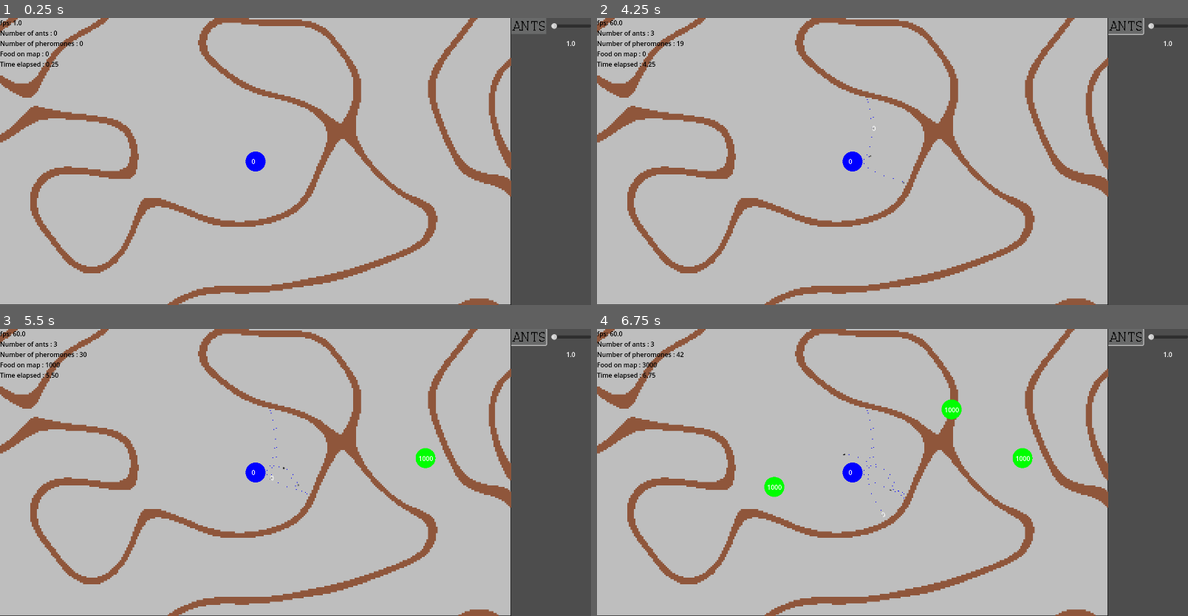
Above: before the commit, frames 1-4 (two rows, left to right).
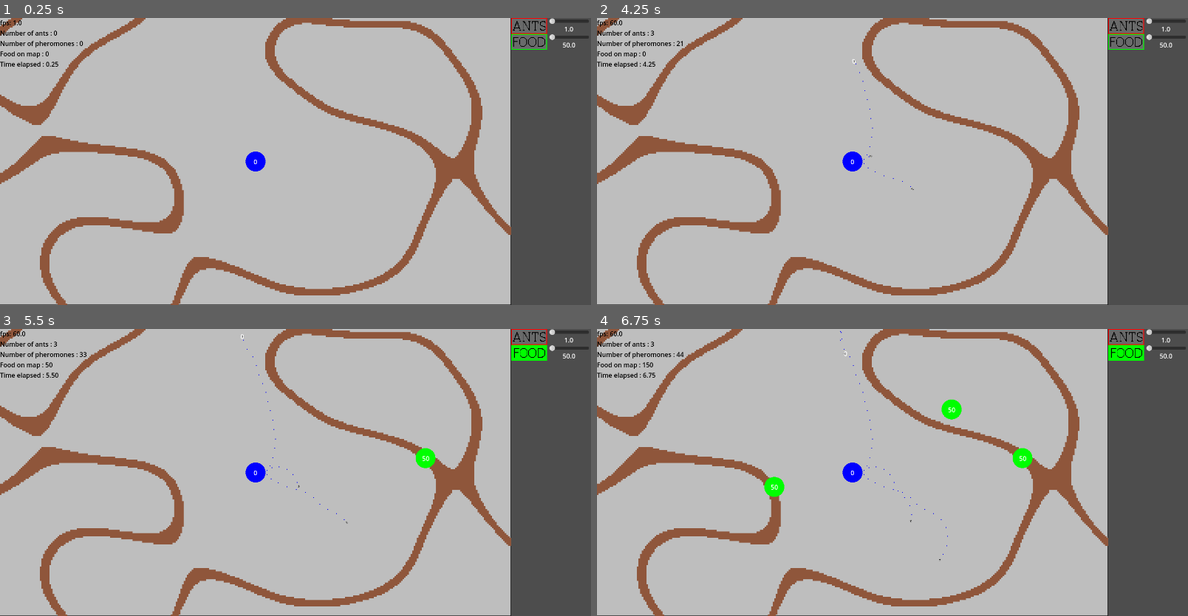
Above: after the commit, the same moments.

Repository: zPrisim/ArtificialAnts
Game: Godot game, scene res://scenes/simulation.tscn
Two runs of this game, one before a commit and one after it. Both use one fixed random seed, a clock stepped at 60 frames per second and the inputs below.
Inputs (mouse positions are in pixels of both pictures, inside the frame that each line leads up to; where the layout moved, square brackets give the same spot in the first picture):
- Up to frame 1 (0.25 s): no input
- Up to frame 2 (4.25 s): click (1128, 26) [1122, 26] at 0.5 s; click (1128, 40) at 1.27 s; click (1128, 26) [1122, 26] at 2 s; click (1128, 40) at 2.77 s; click (1128, 26) [1122, 26] at 3.5 s
- Up to frame 3 (5.5 s): click (531, 351) at 4.27 s; move the mouse to (425, 458) at 5.02 s; click (425, 458) at 5.17 s
- Up to frame 4 (6.75 s): move the mouse to (774, 486) at 5.77 s; click (774, 486) at 5.92 s; move the mouse to (951, 409) at 6.52 s; click (951, 409) at 6.67 s

The runs differ from the first frame. In frame 1, 17% of the frame differs, in the area x 0-100%, y 0-100%; in frame 2, 17%; in frame 3, 17%; in frame 4, 17%.

Commit message:
Modif UI + reglage Noeuds orphelins

Diff:
--- a/project.godot
+++ b/project.godot
@@ -70,7 +70,6 @@
 
 [physics]
 
-2d/run_on_separate_thread=true
 common/physics_ticks_per_second=30
 common/max_physics_steps_per_frame=4
 2d/default_gravity=0.0
--- a/scenes/SimulationUi.tscn
+++ b/scenes/SimulationUi.tscn
@@ -1,7 +1,9 @@
-[gd_scene load_steps=5 format=3 uid="uid://1bbtupm77dcp"]
+[gd_scene load_steps=9 format=3 uid="uid://1bbtupm77dcp"]
 
 [ext_resource type="Texture2D" uid="uid://ci1crv5rcfohs" path="res://assets/images/Button.png" id="1_g5bxd"]
 [ext_resource type="Script" uid="uid://cpqjlcj0gkfgg" path="res://scripts/simulation_ui.gd" id="1_gl5vq"]
+
+[sub_resource type="StyleBoxEmpty" id="StyleBoxEmpty_gl5vq"]
 
 [sub_resource type="StyleBoxTexture" id="StyleBoxTexture_gl5vq"]
 texture = ExtResource("1_g5bxd")
@@ -9,13 +11,24 @@
 
 [sub_resource type="StyleBoxTexture" id="StyleBoxTexture_bjuw2"]
 texture = ExtResource("1_g5bxd")
+region_rect = Rect2(49, 0, 51, 20)
+
+[sub_resource type="StyleBoxEmpty" id="StyleBoxEmpty_bjuw2"]
+
+[sub_resource type="StyleBoxTexture" id="StyleBoxTexture_bfyxp"]
+texture = ExtResource("1_g5bxd")
 region_rect = Rect2(0, 20, 50, 20)
+
+[sub_resource type="StyleBoxTexture" id="StyleBoxTexture_efncr"]
+texture = ExtResource("1_g5bxd")
+region_rect = Rect2(50, 20, 50, 20)
 
 [node name="SimulationUi" type="Control"]
 layout_mode = 3
 anchors_preset = 15
 anchor_right = 1.0
 anchor_bottom = 1.0
+offset_bottom = -720.0
 grow_horizontal = 2
 grow_vertical = 2
 script = ExtResource("1_gl5vq")
@@ -25,40 +38,90 @@
 anchors_preset = 1
 anchor_left = 1.0
 anchor_right = 1.0
-offset_left = -202.0
-offset_bottom = 100.0
+offset_left = -200.0
+offset_bottom = 140.0
 grow_horizontal = 0
 
-[node name="HSplitContainer" type="HSplitContainer" parent="MarginContainer"]
+[node name="VSplitContainer" type="VSplitContainer" parent="MarginContainer"]
 layout_mode = 2
-collapsed = true
+dragging_enabled = false
+dragger_visibility = 2
 
-[node name="Button" type="Button" parent="MarginContainer/HSplitContainer"]
+[node name="HSplitContainerAnt" type="HSplitContainer" parent="MarginContainer/VSplitContainer"]
+layout_mode = 2
+dragging_enabled = false
+dragger_visibility = 2
+
+[node name="antButton" type="Button" parent="MarginContainer/VSplitContainer/HSplitContainerAnt"]
 custom_minimum_size = Vector2(90, 40)
 layout_mode = 2
 size_flags_horizontal = 8
 size_flags_vertical = 0
+theme_override_styles/focus = SubResource("StyleBoxEmpty_gl5vq")
 theme_override_styles/hover = SubResource("StyleBoxTexture_gl5vq")
 theme_override_styles/pressed = SubResource("StyleBoxTexture_bjuw2")
 theme_override_styles/normal = SubResource("StyleBoxTexture_gl5vq")
+action_mode = 0
 
-[node name="VSplitContainer" type="VSplitContainer" parent="MarginContainer/HSplitContainer"]
-custom_minimum_size = Vector2(90, 100)
+[node name="VSplitContainer" type="VSplitContainer" parent="MarginContainer/VSplitContainer/HSplitContainerAnt"]
 layout_mode = 2
 collapsed = true
+dragging_enabled = false
+dragger_visibility = 2
 
-[node name="HSlider" type="HSlider" parent="MarginContainer/HSplitContainer/VSplitContainer"]
-custom_minimum_size = Vector2(90, 40)
+[node name="antHSlider" type="HSlider" parent="MarginContainer/VSplitContainer/HSplitContainerAnt/VSplitContainer"]
+custom_minimum_size = Vector2(100, 0)
 layout_mode = 2
+size_flags_horizontal = 4
 min_value = 1.0
 value = 1.0
 rounded = true
 
-[node name="Label" type="Label" parent="MarginContainer/HSplitContainer/VSplitContainer"]
+[node name="antLabel" type="Label" parent="MarginContainer/VSplitContainer/HSplitContainerAnt/VSplitContainer"]
 custom_minimum_size = Vector2(100, 0)
 layout_mode = 2
-size_flags_horizontal = 0
+size_flags_horizontal = 4
 size_flags_vertical = 0
-text = "200"
+text = "0"
 horizontal_alignment = 1
-vertical_alignment = 1
+
+[node name="HSplitContainerFood" type="HSplitContainer" parent="MarginContainer/VSplitContainer"]
+layout_direction = 4
+layout_mode = 2
+dragging_enabled = false
+dragger_visibility = 2
+
+[node name="foodButton" type="Button" parent="MarginContainer/VSplitContainer/HSplitContainerFood"]
+custom_minimum_size = Vector2(90, 40)
+layout_mode = 2
+size_flags_horizontal = 8
+size_flags_vertical = 0
+theme_override_styles/focus = SubResource("StyleBoxEmpty_bjuw2")
+theme_override_styles/hover = SubResource("StyleBoxTexture_bfyxp")
+theme_override_styles/pressed = SubResource("StyleBoxTexture_efncr")
+theme_override_styles/normal = SubResource("StyleBoxTexture_bfyxp")
+toggle_mode = true
+action_mode = 0
+
+[node name="VSplitContainer" type="VSplitContainer" parent="MarginContainer/VSplitContainer/HSplitContainerFood"]
+custom_minimum_size = Vector2(90, 100)
+layout_mode = 2
+dragging_enabled = false
+dragger_visibility = 2
+
+[node name="foodHSlider" type="HSlider" parent="MarginContainer/VSplitContainer/HSplitContainerFood/VSplitContainer"]
+custom_minimum_size = Vector2(100, 0)
+layout_mode = 2
+size_flags_horizontal = 4
+min_value = 50.0
+max_value = 1000.0
+step = 50.0
+value = 50.0
+rounded = true
+
+[node name="foodLabel" type="Label" parent="MarginContainer/VSplitContainer/HSplitContainerFood/VSplitContainer"]
+layout_mode = 2
+size_flags_horizontal = 4
+size_flags_vertical = 0
+text = "0"
+horizontal_alignment = 1
--- a/scenes/ant.tscn
+++ b/scenes/ant.tscn
@@ -22,16 +22,17 @@
 [node name="ant" type="CharacterBody2D"]
 light_mask = 0
 z_index = 1
-rotation = 0.00465113
 collision_layer = 8
 collision_mask = 7
 motion_mode = 1
 slide_on_ceiling = false
 wall_min_slide_angle = 0.0
 platform_on_leave = 2
+platform_floor_layers = 4294967041
 script = ExtResource("1_5tacl")
 
 [node name="antSprite" type="Sprite2D" parent="."]
+texture_filter = 1
 scale = Vector2(0.075, 0.075)
 texture = ExtResource("2_hkm68")
 
@@ -78,7 +79,7 @@
 shape = SubResource("CircleShape2D_acg2n")
 
 [node name="antVision" type="Area2D" parent="."]
-collision_mask = 18
+collision_mask = 0
 script = ExtResource("5_hkm68")
 
 [node name="CollisionShape2D" type="CollisionShape2D" parent="antVision"]
--- a/scenes/food.tscn
+++ b/scenes/food.tscn
@@ -8,7 +8,7 @@
 [node name="food" type="StaticBody2D"]
 z_index = 2
 collision_layer = 4
-collision_mask = 4
+collision_mask = 0
 script = ExtResource("1_xven1")
 
 [node name="foodCollision" type="CollisionShape2D" parent="."]
--- a/scenes/map.tscn
+++ b/scenes/map.tscn
@@ -10,7 +10,7 @@
 texture = ExtResource("1_4xfga")
 texture_region_size = Vector2i(4, 4)
 0:0/0 = 0
-0:0/0/physics_layer_0/polygon_0/points = PackedVector2Array(-2, -2, 2, -2, 2, 2, -2, 2)
+0:0/0/physics_layer_0/polygon_0/points = PackedVector2Array(-1.5, -1.5, 1.5, -1.5, 1.5, 1.5, -1.5, 1.5)
 4:0/0 = 0
 
 [sub_resource type="TileSet" id="TileSet_gldc4"]
@@ -22,7 +22,7 @@
 
 [node name="TileMapLayer" type="TileMapLayer"]
 light_mask = 0
-z_as_relative = false
+z_index = 1
 tile_set = SubResource("TileSet_gldc4")
 occlusion_enabled = false
 navigation_enabled = false
--- a/scenes/pheromone.tscn
+++ b/scenes/pheromone.tscn
@@ -9,7 +9,7 @@
 [node name="pheromone" type="Area2D"]
 light_mask = 0
 collision_layer = 0
-collision_mask = 4
+collision_mask = 0
 monitoring = false
 script = ExtResource("1_qs1xe")
 
--- a/scenes/simulation.tscn
+++ b/scenes/simulation.tscn
@@ -48,15 +48,22 @@
 [node name="antHill" type="StaticBody2D" parent="."]
 z_index = 2
 collision_layer = 2
-collision_mask = 4
+collision_mask = 0
 script = ExtResource("4_ljsjv")
 
 [node name="antHillCollision" type="CollisionShape2D" parent="antHill"]
 shape = SubResource("CircleShape2D_ik8a0")
 
 [node name="antHillFoodNumber" type="Label" parent="antHill"]
-offset_left = -10.0
-offset_top = -12.0
-offset_right = 10.0
-offset_bottom = 11.0
+anchors_preset = 8
+anchor_left = 0.5
+anchor_top = 0.5
+anchor_right = 0.5
+anchor_bottom = 0.5
+offset_left = -0.5
+offset_top = -11.5
+offset_right = 0.5
+offset_bottom = 11.5
+grow_horizontal = 2
+grow_vertical = 2
 script = ExtResource("5_mwrr7")
--- a/scripts/ant_movement.gd
+++ b/scripts/ant_movement.gd
@@ -31,7 +31,7 @@
 var hadFood: bool
 var lastFood : Node2D
 
-const TIME_TO_UPDATE = 0.20
+const TIME_TO_UPDATE = 0.05
 var updateTimer : Timer
 
 var lifeTime = Settings.antLifeTime
@@ -139,7 +139,7 @@
 	elif currentState == STATE.SEARCHING && lastFood != null:
 		desiredDirection =  (desiredDirection + sensor_direction + (randomPoint * 0.05)).normalized()
 	elif currentState == STATE.RETURNING:
-		desiredDirection =  (desiredDirection + sensor_direction  + (randomPoint * 0.1)).normalized()
+		desiredDirection =  (desiredDirection + sensor_direction  + (randomPoint * 0.05)).normalized()
 
 	desiredVelocity = desiredDirection * maxSpeed
 	desiredSteeringForce = (desiredVelocity - velocity) * steerStrength
@@ -215,15 +215,8 @@
 		return isNear(allPheromones, anthill)
 	return Vector2(0,0)
 
-func handleFood(f):
-	if(f.foodValue > 0):
-		currentState = STATE.RETURNING
-		f.foodValue -= 1
-		hasFood = true
-	else:
-		get_parent().foods.erase(f)
-		get_parent().remove_child(f)
-		f.queue_free()
+
+
 
 func isNear(pA : Array, n : Node2D) -> Vector2:
 	var minDist = 5000
@@ -238,6 +231,25 @@
 		return (minVec - global_position).normalized()
 	return Vector2.ZERO
 
+
+func handleFood(food : Node2D):
+	if(food.foodValue > 0):
+		currentState = STATE.RETURNING
+		food.foodValue -= 1
+		lastFood = food
+		hasFood = true
+	else:
+		get_parent().foods.erase(food)
+		get_parent().remove_child(food)
+		food.queue_free()
+		hadFood = false
+
+
+func handleAnthill(hill : Node2D):
+	hasFood = false
+	currentState = STATE.SEARCHING
+	hill.foodNumber += 1
+
 func _physics_process(delta: float) -> void:
 	move(delta)
 
@@ -246,14 +258,10 @@
 		var collider = get_last_slide_collision().get_collider()
 		if collider.is_in_group("foodRessource") and !hasFood:
 			handleFood(collider)
-			if !hadFood:
-				lastFood = collider
-				hadFood = true
 		elif collider.is_in_group("antHill") and hasFood:
-			hasFood = false
-			currentState = STATE.SEARCHING
-			collider.foodNumber += 1
+			handleAnthill(collider)
 		TurnAround()
+
 		queue_redraw()
 
 
--- a/scripts/map.gd
+++ b/scripts/map.gd
@@ -9,7 +9,7 @@
 func _ready() -> void:
 	randomize()
 	fnl.seed = randi()
-	fnl.frequency = 0.01
+	fnl.frequency = 0.0075
 	fnl.noise_type =FastNoiseLite.TYPE_SIMPLEX_SMOOTH
 	fnl.fractal_type = FastNoiseLite.FRACTAL_FBM
 	fnl.fractal_octaves = 1
--- a/scripts/simulation.gd
+++ b/scripts/simulation.gd
@@ -23,12 +23,12 @@
 var antTimer : Timer
 var antSpawnTime: float = Settings.antSpawnCheckDelay
 
-
+var canPlaceFood := false
 
 func _ready():
 	startTime = Time.get_unix_time_from_system()
 	SimulationUi.ant_button_pressed.connect(_on_ant_button_pressed)
-
+	SimulationUi.food_button_pressed.connect(_on_food_button_pressed)
 	antTimer = Timer.new()
 
 	antTimer.connect("timeout", _on_timer_check)
@@ -75,28 +75,31 @@
 	ants_around_anthill(antHill.global_position, 25.0,ant,SimulationUi.antSlider.value,0.0)
 
 
+func _on_food_button_pressed():
+	canPlaceFood = !canPlaceFood
+
 func _input(event):
 	if event is InputEventMouseButton and event.is_pressed():
 		if event.position.x < 1280 and event.position.y < 720:
 			if event.button_index == MOUSE_BUTTON_LEFT:
-				for f in foods:
-					if f.global_position.distance_to(event.position) <= f.radius:
-						f.queue_free()
-
-						remove_child(f)
-						foods.erase(f)
-						return
-				spawn_food_source(event.position, 25.0)
-			#elif event.button_index == MOUSE_BUTTON_RIGHT:
+				if canPlaceFood:
+					for f in foods:
+						if f.global_position.distance_to(event.position) <= f.radius:
+							f.queue_free()
+							remove_child(f)
+							foods.erase(f)
+							return
+					spawn_food_source(event.position, SimulationUi.foodSlider.value)
+				#elif event.button_index == MOUSE_BUTTON_RIGHT:
 
 
 
 
-func spawn_food_source(pos : Vector2, r : float):
+func spawn_food_source(pos : Vector2, v : float):
 	var instFood = food.instantiate()
-	instFood.radius = r
+	instFood.radius = 25.0
 	instFood.position = pos
-	instFood.foodValue = 1000
+	instFood.foodValue = v
 	add_child(instFood)
 	foods.append(instFood)
 
--- a/scripts/simulation_ui.gd
+++ b/scripts/simulation_ui.gd
@@ -1,24 +1,39 @@
 extends Control
 
 signal ant_button_pressed
+signal food_button_pressed
 
-@onready var antButton = $MarginContainer/HSplitContainer/Button
-@onready var antSlider = $MarginContainer/HSplitContainer/VSplitContainer/HSlider
-@onready var antLabel = $MarginContainer/HSplitContainer/VSplitContainer/Label
+@onready var antButton = $MarginContainer/VSplitContainer/HSplitContainerAnt/antButton
+@onready var antSlider = $MarginContainer/VSplitContainer/HSplitContainerAnt/VSplitContainer/antHSlider
+@onready var antLabel = $MarginContainer/VSplitContainer/HSplitContainerAnt/VSplitContainer/antLabel
 
 
 
+@onready var foodButton = $MarginContainer/VSplitContainer/HSplitContainerFood/foodButton
+@onready var foodSlider = $MarginContainer/VSplitContainer/HSplitContainerFood/VSplitContainer/foodHSlider
+@onready var foodLabel = $MarginContainer/VSplitContainer/HSplitContainerFood/VSplitContainer/foodLabel
+
+var foodButtonActive := false
 
 func _ready():
 	antButton.pressed.connect(_on_ant_button_pressed)
 	antSlider.value_changed.connect(_on_ant_slider_slide)
+	foodButton.pressed.connect(_on_food_button_pressed)
+	foodSlider.value_changed.connect(_on_food_slider_slide)
+	antLabel.text = str(antSlider.value)
+	foodLabel.text = str(foodSlider.value)
 
-func _process(_delta: float) -> void:
-	antLabel.text = str(antSlider.value)
 
 
 func _on_ant_slider_slide(value):
 	antLabel.text = str(value)
-
 func _on_ant_button_pressed():
 	emit_signal("ant_button_pressed")
+
+
+func _on_food_slider_slide(value):
+	foodLabel.text = str(value)
+
+func _on_food_button_pressed():
+	foodButtonActive = true
+	emit_signal("food_button_pressed")
Binary file changed: assets/images/Button.png
